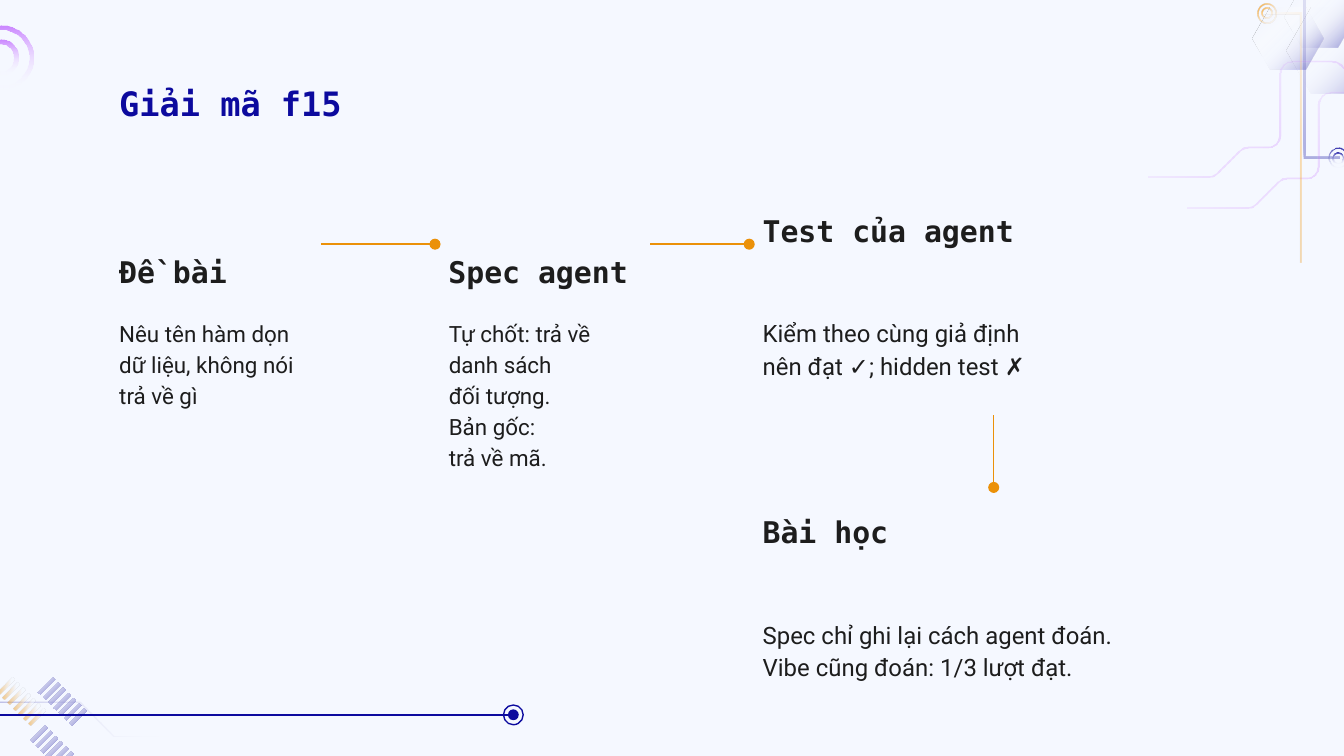
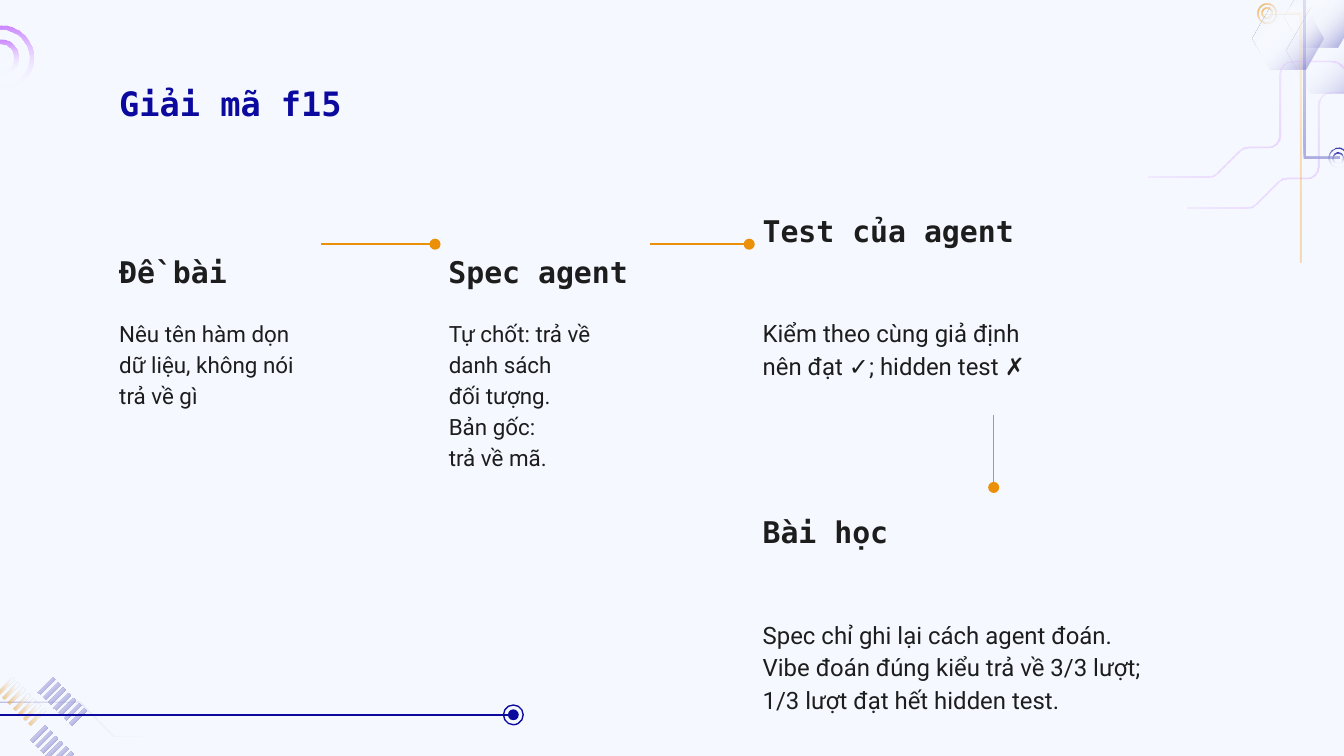
Before and after one commit to doanan293/vipharmind-ai-sdlc-study, a slide deck: slide 13 of docs/presentation/vipharmind-slides.pptx. Drawn at 1344x756 pixels with LibreOffice and Linux fonts; fonts in the diff are those of the drawing; background and template pictures are left out. Boxes give left, top, right and bottom in pixels: in the first picture for what was removed or moved away, otherwise in the second. Text is boxed around its words. In the diff, an @@ line names an element or a change of style, - is before the commit and + after.

```diff
--- a/docs/presentation/vipharmind-slides.pptx
+++ b/docs/presentation/vipharmind-slides.pptx
@@ text at (763, 624, 1140, 714): text changed @@
-Spec chỉ ghi lại cách agent đoán.
-Vibe cũng đoán: 1/3 lượt đạt.
+Spec chỉ ghi lại cách agent đoán.
+Vibe đoán đúng kiểu trả về 3/3 lượt;
+1/3 lượt đạt hết hidden test.
```
Also in this commit, not shown: 1 other slide changed, 3 other files.
